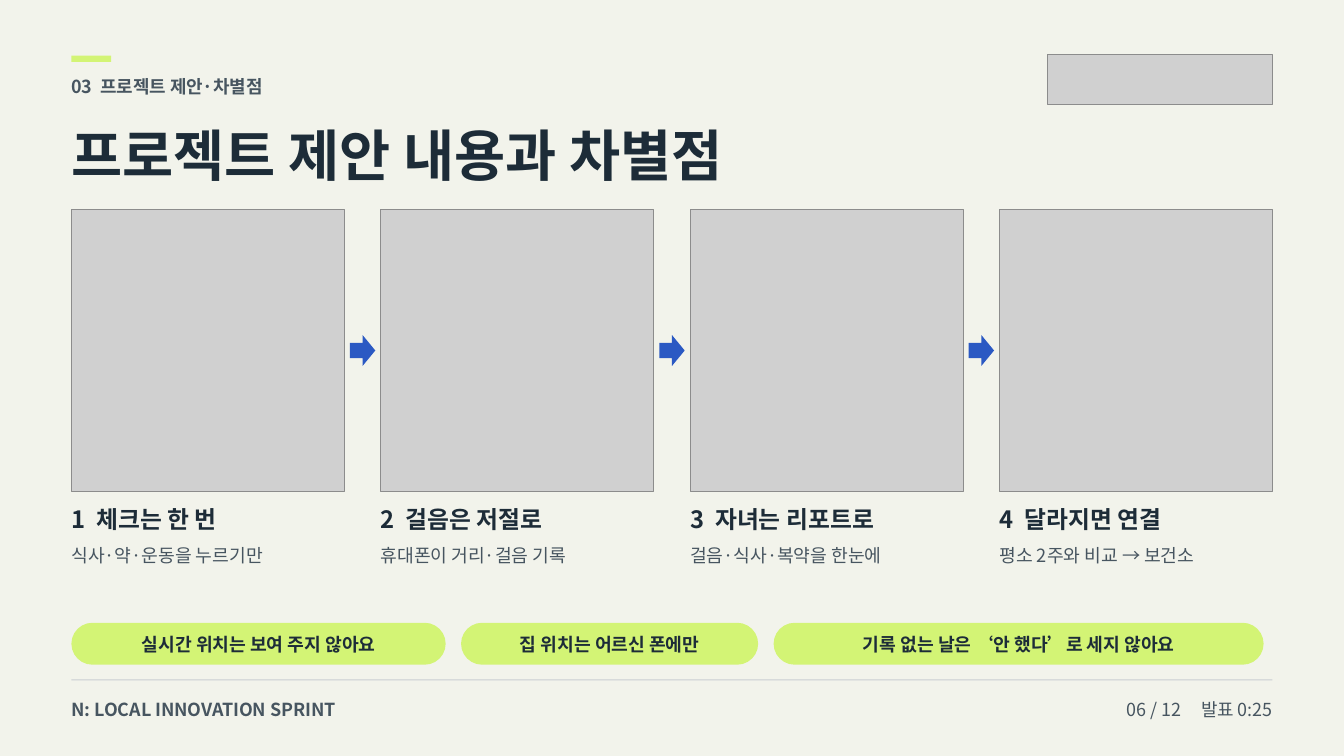
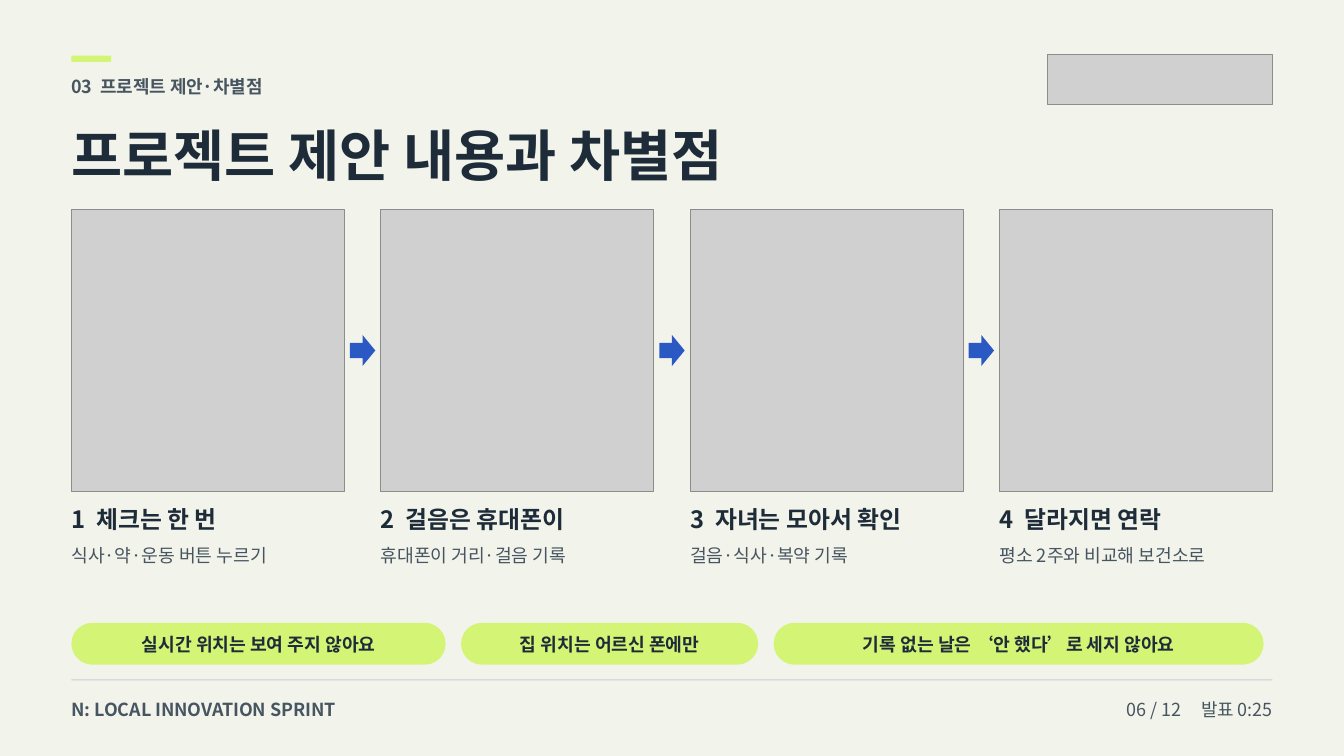
Before and after one commit to howoo101/masil, a slide deck: slide 6 of files/pitch-deck-B.pptx. Drawn at 1344x756 pixels with LibreOffice and Linux fonts; fonts in the diff are those of the drawing; grey boxes stand for pictures. Boxes give left, top, right and bottom in pixels: in the first picture for what was removed or moved away, otherwise in the second. Text is boxed around its words. In the diff, an @@ line names an element or a change of style, - is before the commit and + after.

```diff
--- a/files/pitch-deck-B.pptx
+++ b/files/pitch-deck-B.pptx
@@ text at [381, 508, 565, 530]: text changed @@
-2 걸음은 저절로
+2 걸음은 휴대폰이
@@ text at [690, 508, 901, 530]: text changed @@
-3 자녀는 리포트로
+3 자녀는 모아서 확인
@@ text at [1000, 508, 1162, 530]: text changed @@
-4 달라지면 연결
+4 달라지면 연락
@@ text at [71, 547, 267, 564]: text changed @@
-식사·약·운동을 누르기만
+식사·약·운동 버튼 누르기
@@ text at [690, 547, 848, 564]: text changed @@
-걸음·식사·복약을 한눈에
+걸음·식사·복약 기록
@@ text at [1000, 547, 1206, 564]: text changed @@
-평소 2주와 비교 → 보건소
+평소 2주와 비교해 보건소로
```
Also in this commit, not shown: 8 other slides changed, 2 other files.
